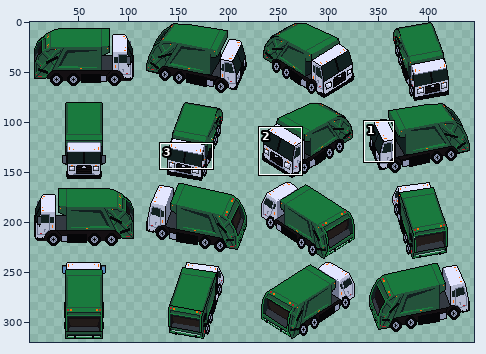
A sprite sheet gets an edit: assets/aseprite/truck.png. The picture above shows the old version from afar; the outline marks the close-up.
Close-up. As it was:
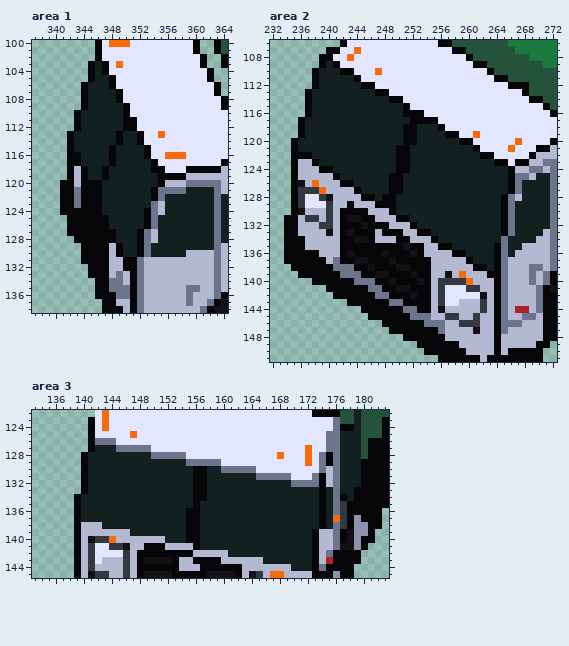
The file is 448x320 pixels. Shown: area 1: x 337..364, y 100..138; area 2: x 232..272, y 106..151; area 3: x 133..183, y 122..145. The wide view leaves out empty margins. The commit also changed other parts of the picture, which this record leaves out.
After:
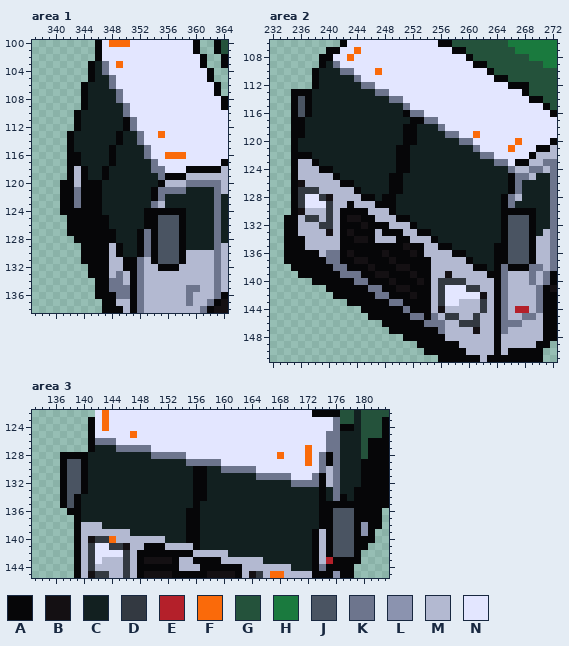
Palette (. is transparent): A #060608  B #141013  C #122020  D #333941  E #b4202a  F #fa6a0a  G #24523b  H #1a7a3e  J #4a5462  K #6d758d  L #8b93af  M #b3b9d1  N #e3e6ff
Changes in this commit:
Area 1:
y 103..104: x 347 A -> K
y 105..106: x 348 A -> K
y 107..108: x 349 A -> K
y 109..110: x 350 A -> K
y 111..112: x 351 A -> K
y 113..114: x 352 A -> K
y 115..116: x 353 A -> K
y 117: x 354 A -> K
y 118: x 354..355 AA -> KK
y 119: x 355 A -> K
y 124: x 354..358 KMCCC -> AAAAA
y 125..126: x 354..358 KCCCC -> AJJJA
y 127..128: x 354..358 MCCCC -> AJJJA
y 129..130: x 354..358 CCCCC -> AJJJA
y 131: x 354..358 MMMMM -> AJJJA
y 132: x 355..357 MMM -> AAA
Area 2:
y 109: x 241 A -> K
y 110: x 242..243 AA -> KK
y 111: x 244 A -> K
y 112: x 245..246 AA -> KK
y 113: x 235..236 .. -> AA; x 247..248 AA -> KK
y 114: x 235..236 .. -> AJ; x 249..250 AA -> KK
y 115: x 235..236 .. -> AJ; x 251 A -> K
y 116: x 235..236 .. -> AJ; x 252..253 AA -> KK
y 117: x 235 . -> A; x 254..255 AA -> KK
y 118: x 235 . -> A; x 256 A -> K
y 119: x 235 . -> A; x 257..258 AA -> KK
y 120: x 259..260 AA -> KK
y 121: x 261 A -> K
y 122: x 262..263 AA -> KK
y 123: x 264..265 AA -> KK
y 124: x 266 A -> K
y 126: x 238 F -> M
y 127: x 239 F -> M
y 130: x 266..269 KCCC -> AAAA
y 131..133: x 266..269 KCCC -> JJJA
y 134: x 265..269 KCCCC -> AJJJA
y 135: x 265..269 KCCMM -> AJJJA
y 136: x 240..241 MM -> KK; x 265..269 KCMMM -> AJJJA
y 137: x 240 M -> K; x 265..269 KMMMM -> AJJJA
y 138: x 243 K -> A; x 266..268 MMM -> AAA
y 139: x 259 F -> M
y 140: x 246 K -> A; x 260 F -> M
y 144: x 252 K -> A
y 145: x 254..255 KM -> AK
Area 3:
y 128: x 137..139 ... -> AAA
y 129..133: x 137..139 ... -> AJJ
y 134: x 137..138 .. -> AJ
y 135: x 137..138 .. -> AJ; x 175..177 CKD -> AAA
y 136: x 138 . -> A; x 175..178 CKDA -> AJJJ
y 137: x 175..179 CFDAL -> AJJJA
y 138: x 175..179 CKDAL -> AJJJA
y 139..140: x 175..179 MKABL -> AJJJA
y 141: x 175..179 MKBBL -> AJJJA
y 142: x 175..178 KAAA -> AJJJ
